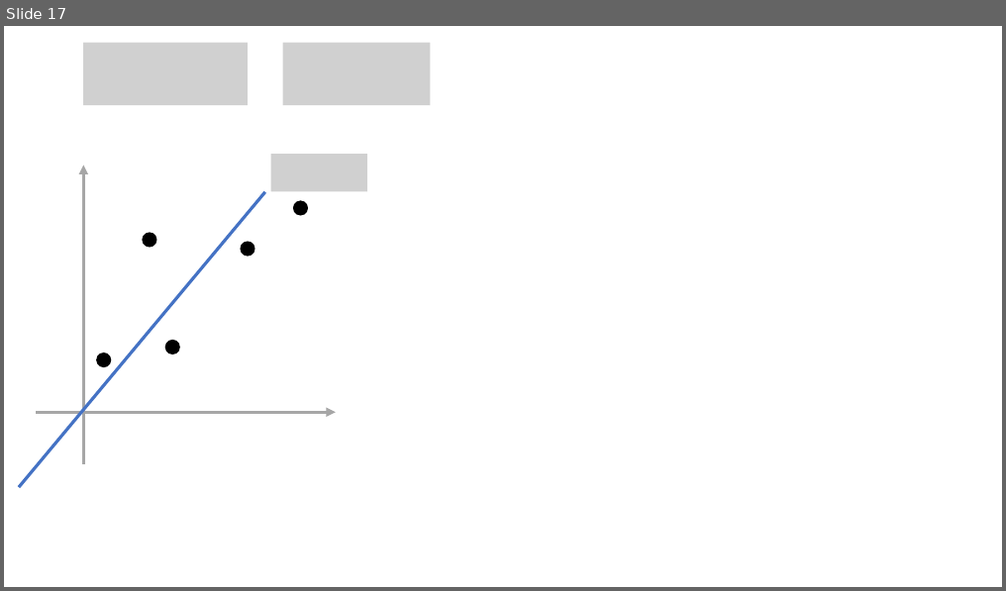
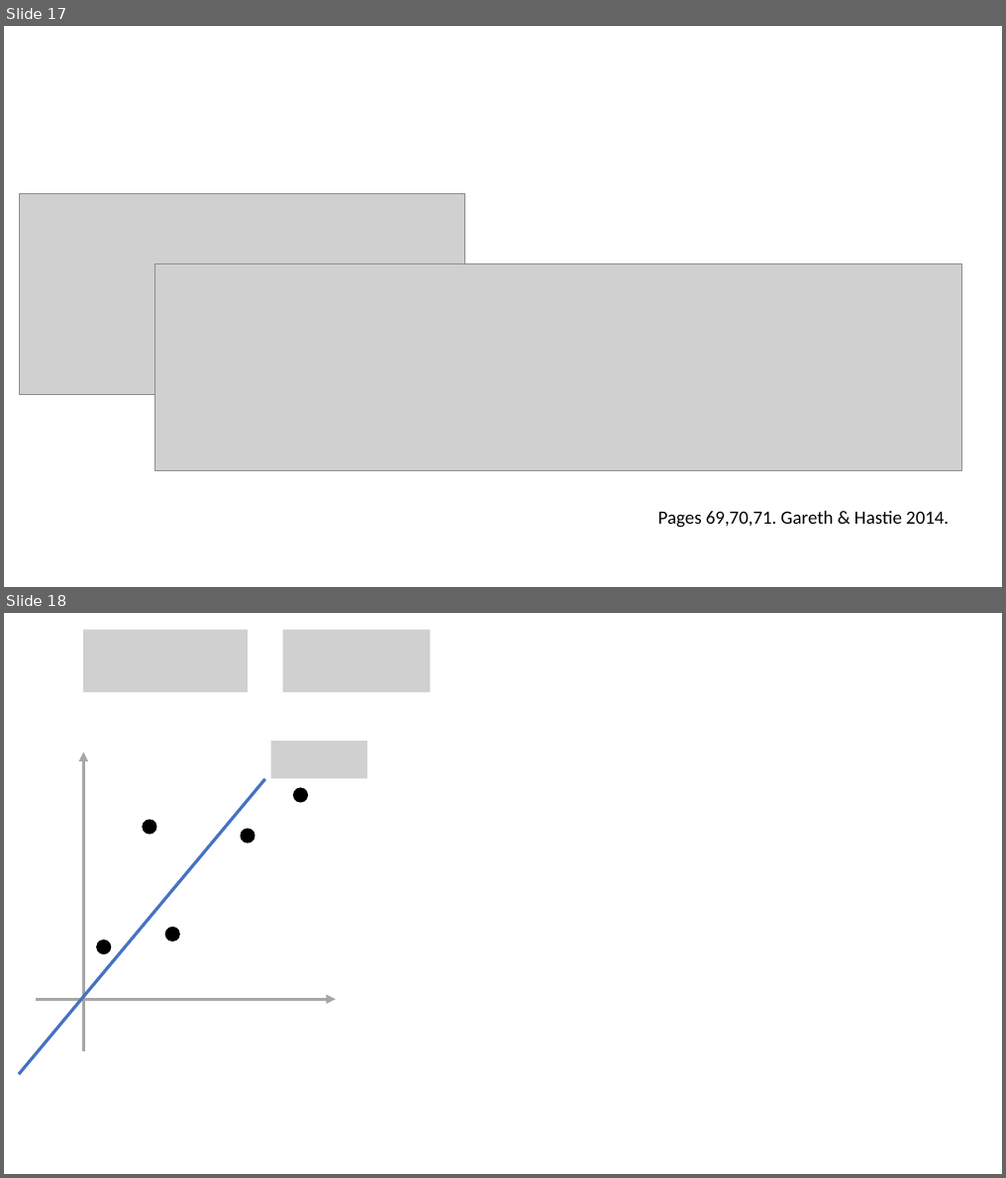
Before and after one commit to mathphysmx/teaching-ml, a slide deck: slides/02_ML_Linear_modelsA.pptx. Shown one above the other, each under a label of ours: slide 17 before the commit, slides 17 and 18 after it. The pictures are 1006x591 and 1006x1178 pixels, drawn with LibreOffice and Linux fonts; fonts in the diff are those of the drawing; grey boxes stand for pictures. Boxes give left, top, right and bottom in pixels: in the first picture for what was removed or moved away, otherwise in the second. Text is boxed around its words. In the diff, an @@ line names an element or a change of style, - is before the commit and + after.

```diff
--- a/slides/02_ML_Linear_modelsA.pptx
+++ b/slides/02_ML_Linear_modelsA.pptx
@@ slide 17 added at bbox=[4, 26, 1002, 587], background #FFFFFF @@
@@ picture added at bbox=[19, 193, 464, 394] @@
@@ picture added at bbox=[155, 264, 961, 472] @@
@@ text added at bbox=[658, 511, 948, 528], 18 pt, text #000000 @@
+Pages 69,70,71. Gareth & Hastie 2014.
@@ what was slide 17 is now slide 18 @@
```
Also in this commit, not shown: 1 slide changed, 3 other slides added, 17 other files.
